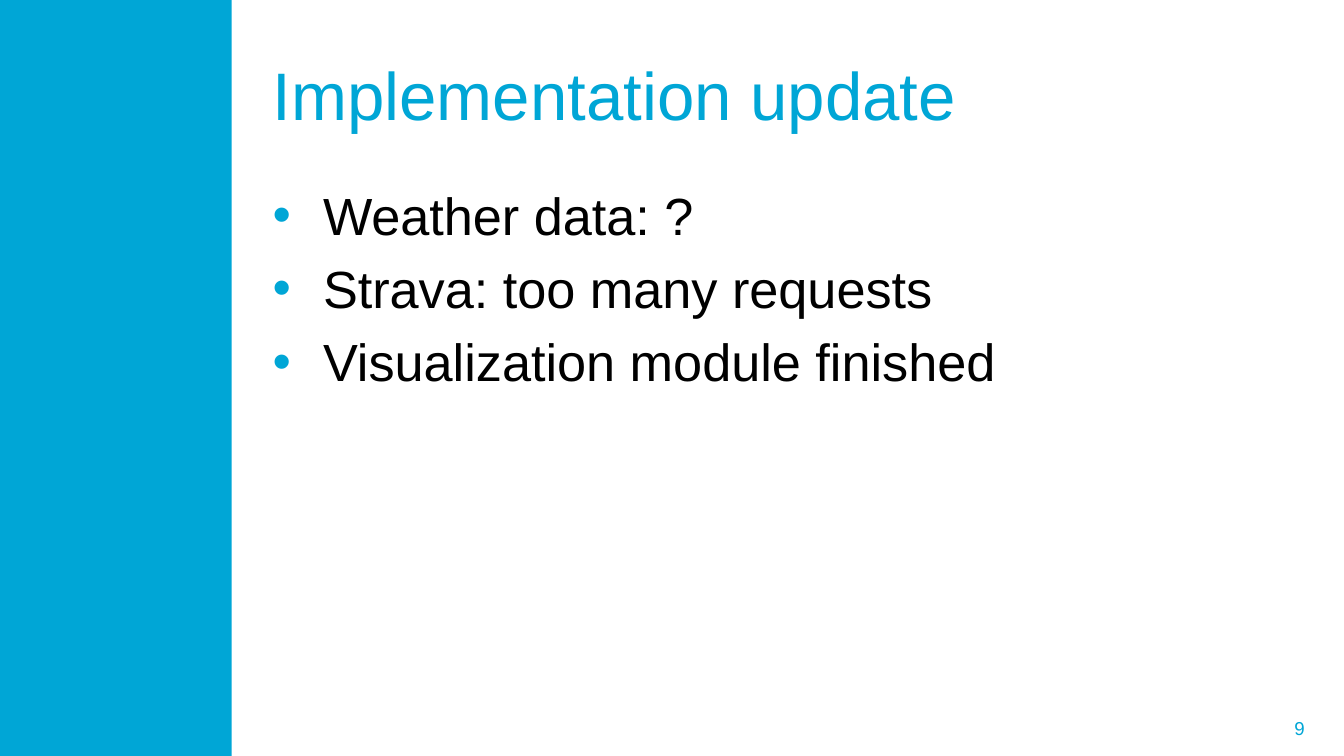
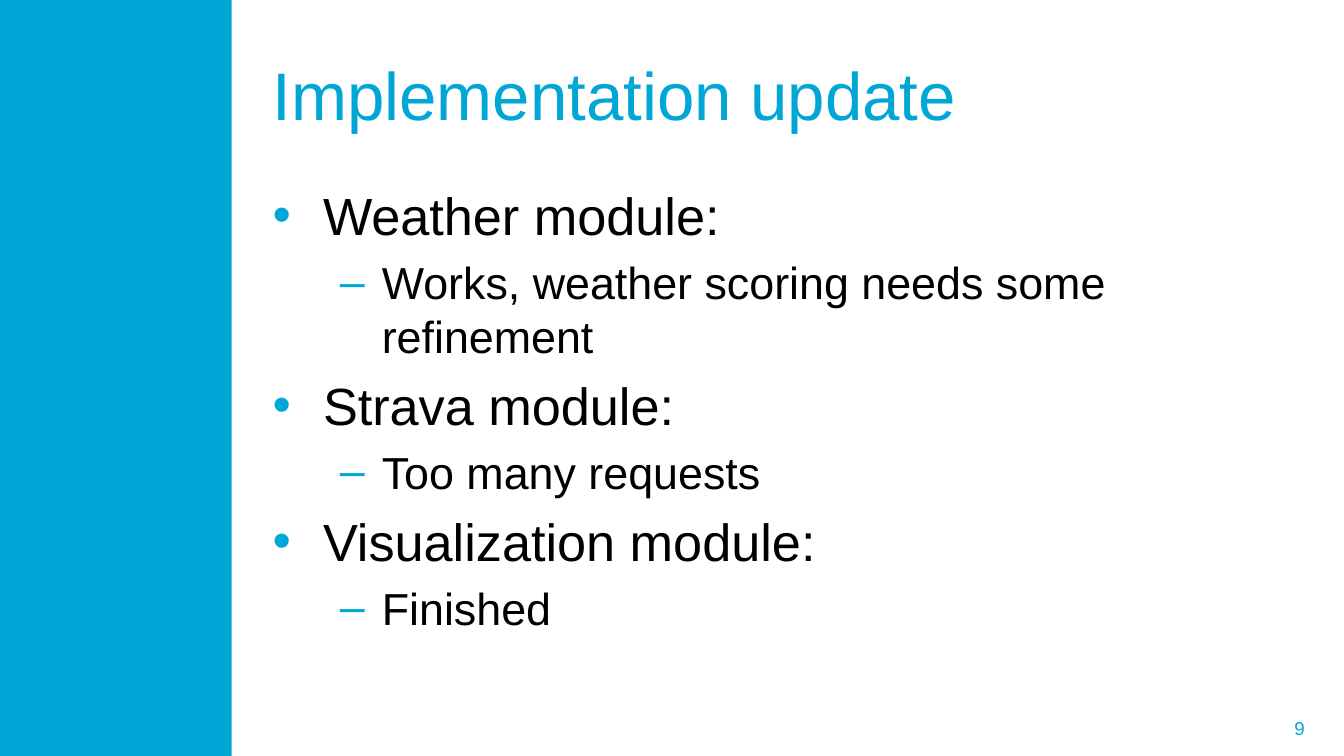
Before and after one commit to LMaiorano/StravaWeather, a slide deck: slide 9 of Documentation/Presentations/Midterm presentation DS7.pptx. Drawn at 1344x756 pixels with LibreOffice and Linux fonts; fonts in the diff are those of the drawing; background and template pictures are left out. Boxes give left, top, right and bottom in pixels: in the first picture for what was removed or moved away, otherwise in the second. Text is boxed around its words. In the diff, an @@ line names an element or a change of style, - is before the commit and + after.

```diff
--- a/Documentation/Presentations/Midterm presentation DS7.pptx
+++ b/Documentation/Presentations/Midterm presentation DS7.pptx
@@ text at <box>323,197,1106,626</box>: text changed; size 28 to 24 pt @@
-• Weather data: ?
-• Strava: too many requests
-• Visualization module finished
+• Weather module:
+  – Works, weather scoring needs some refinement
+• Strava module:
+  – Too many requests
+• Visualization module:
+  – Finished
```
Also in this commit, not shown: 4 other slides changed.
